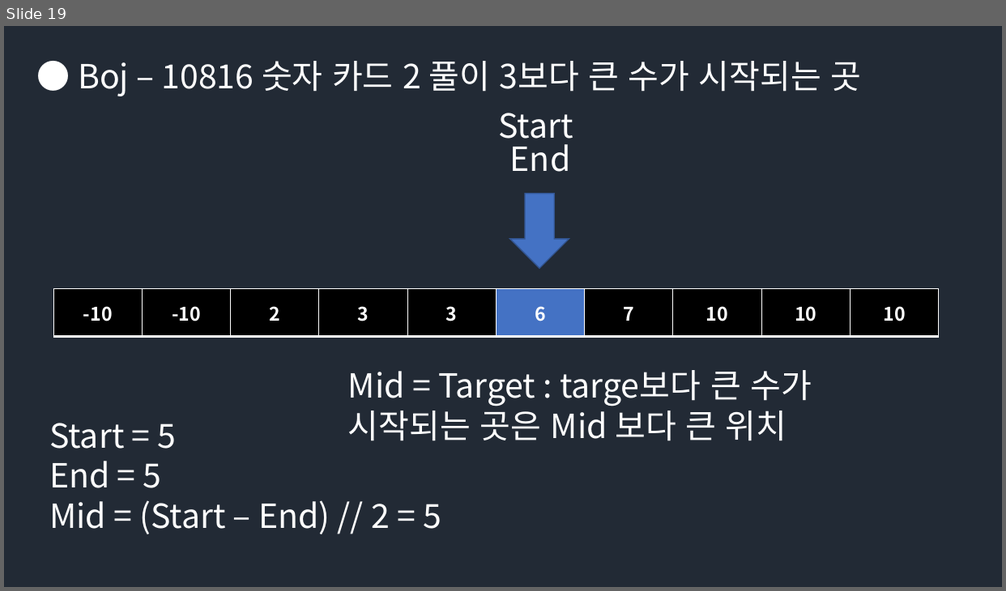
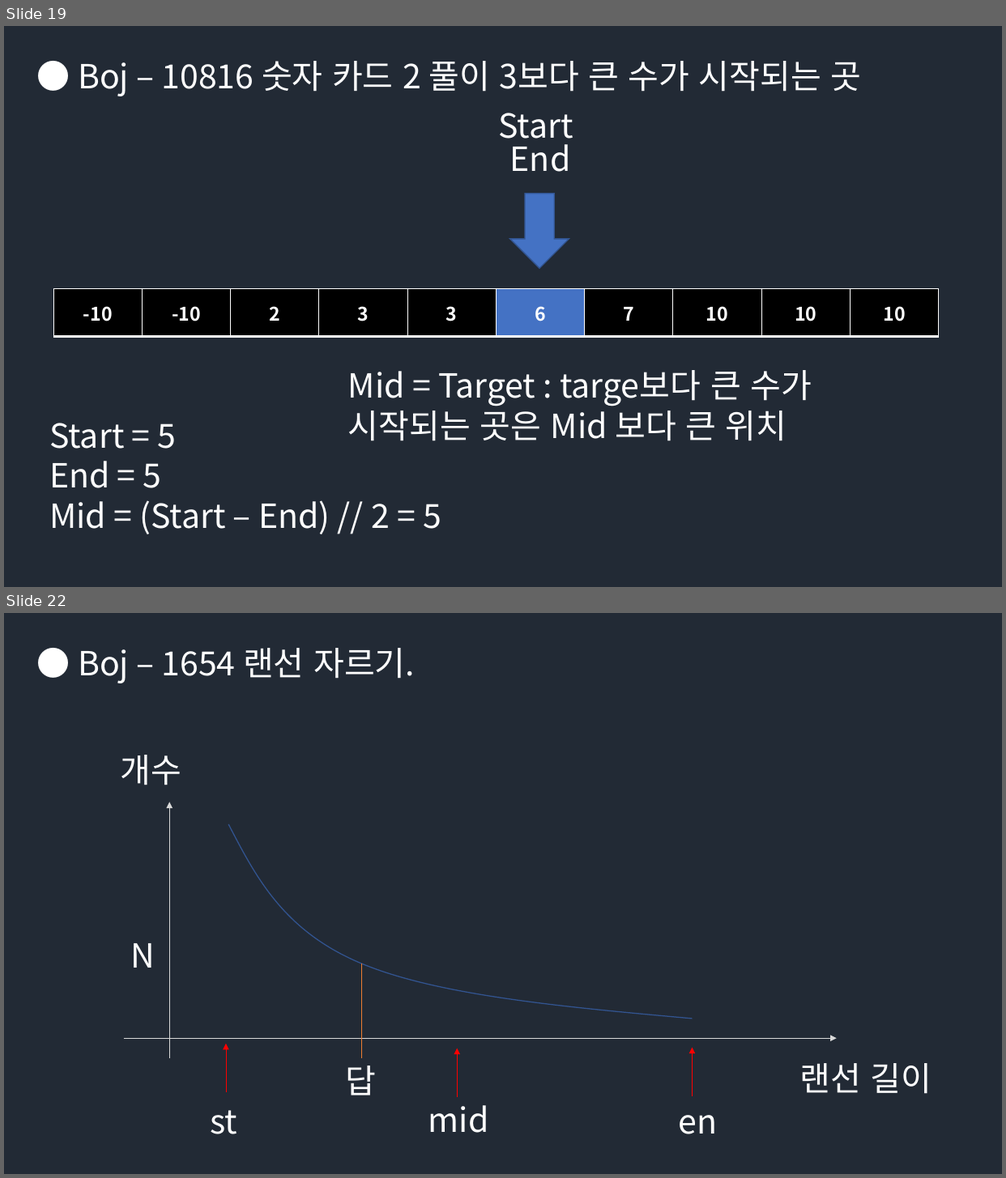
Before and after one commit to Groot-Space/Groot-space.github.io, a slide deck: assets/images/이분탐색/이분탐색.pptx. Shown one above the other, each under a label of ours: slide 19 before the commit, slides 19 and 22 after it; the slides between them are not shown. The pictures are 1006x591 and 1006x1178 pixels, drawn with LibreOffice and Linux fonts; fonts in the diff are those of the drawing. Boxes give left, top, right and bottom in pixels: in the first picture for what was removed or moved away, otherwise in the second. Text is boxed around its words. In the diff, an @@ line names an element or a change of style, - is before the commit and + after.

```diff
--- a/assets/images/이분탐색/이분탐색.pptx
+++ b/assets/images/이분탐색/이분탐색.pptx
@@ slide 22 added at box(4, 613, 1002, 1174), background #222A35 @@
@@ text added at box(78, 648, 415, 683), 32 pt, text #FFFFFF @@
+● Boj – 1654 랜선 자르기.
@@ text added at box(121, 755, 182, 786), 32 pt, text #FFFFFF @@
+개수
@@ arrow added from (169, 1059) to (169, 803), #D9D9D9 0.5 pt @@
@@ freeform shape added at box(228, 824, 692, 1019), outline #325491 1 pt @@
@@ text added at box(131, 943, 155, 968), 32 pt, text #FFFFFF @@
+N
@@ line added from (361, 964) to (361, 1059), #ED7D31 0.5 pt @@
@@ arrow added from (124, 1038) to (837, 1038), #D9D9D9 0.5 pt @@
@@ arrow added from (226, 1093) to (226, 1043), #FF0000 0.5 pt @@
@@ arrow added from (457, 1097) to (457, 1049), #FF0000 0.5 pt @@
@@ arrow added from (692, 1097) to (692, 1048), #FF0000 0.5 pt @@
@@ text added at box(346, 1066, 377, 1096), 32 pt, text #FFFFFF @@
+답
@@ text added at box(800, 1063, 932, 1094), 32 pt, text #FFFFFF @@
+랜선 길이
@@ text added at box(211, 1110, 238, 1135), 32 pt, text #FFFFFF @@
+st
@@ text added at box(428, 1105, 489, 1133), 32 pt, text #FFFFFF @@
+mid
@@ text added at box(679, 1115, 718, 1135), 32 pt, text #FFFFFF @@
+en
```
Also in this commit, not shown: 3 other slides added, 25 other files.
